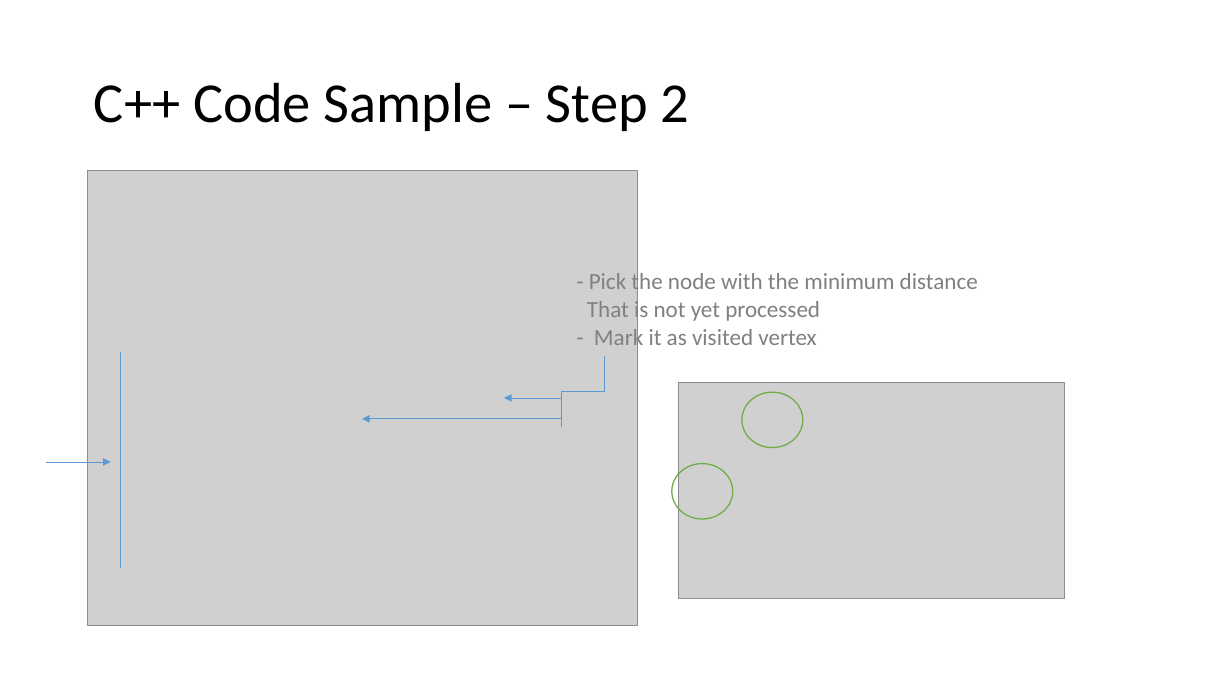
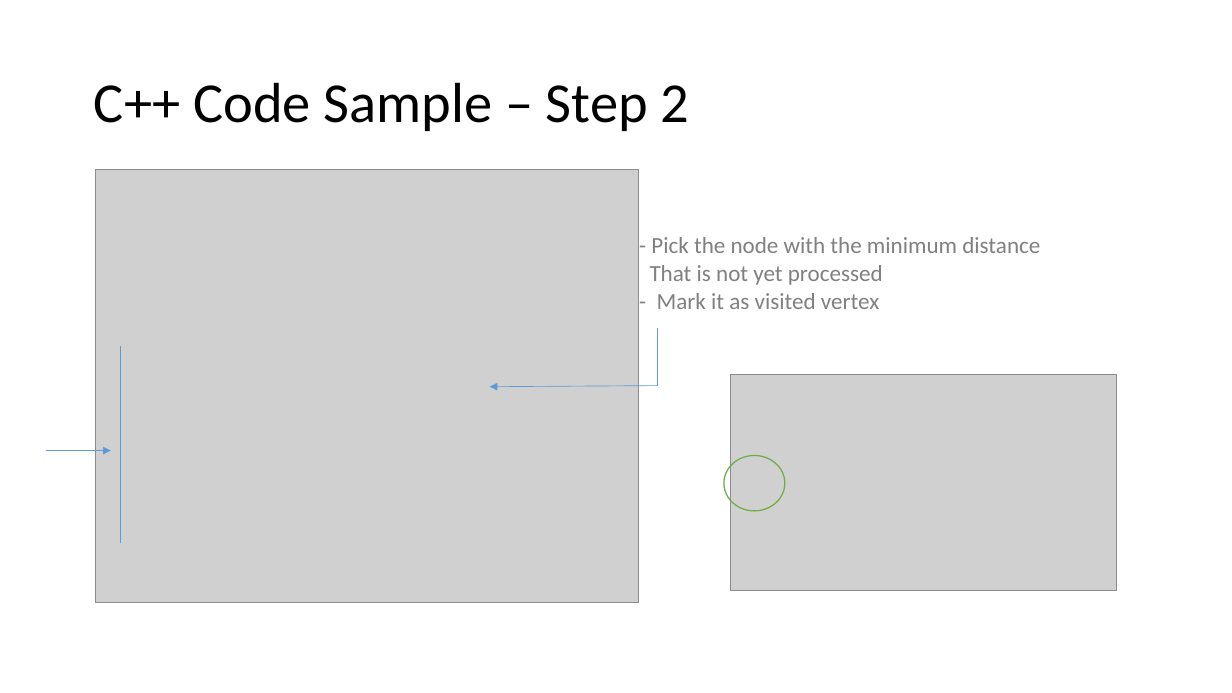
Before and after one commit to belavina/Assignment3_DSA, a slide deck: slide 17 of Assignment3_DSA.pptx (slide 12 before the commit). Drawn at 1232x693 pixels with LibreOffice and Linux fonts; fonts in the diff are those of the drawing; grey boxes stand for pictures. Boxes give left, top, right and bottom in pixels: in the first picture for what was removed or moved away, otherwise in the second. Text is boxed around its words. In the diff, an @@ line names an element or a change of style, - is before the commit and + after.

```diff
--- a/Assignment3_DSA.pptx
+++ b/Assignment3_DSA.pptx
@@ picture: place and size @@
-picture at box(87, 171, 637, 626)
+picture at box(95, 170, 639, 603)
@@ text "- Pick the node with ..." rewrapped from box(587, 270, 978, 351) to box(650, 237, 1040, 309) @@
@@ line added from (657, 385) to (657, 328), #5B9BD5 0.5 pt @@
@@ line moved from (121, 352) - (121, 567) to (121, 346) - (121, 543) @@
@@ elbow line removed from (605, 356) to (562, 427) @@
@@ arrow moved from (562, 419) - (362, 419) to (657, 385) - (490, 387) @@
@@ picture: place and size @@
-picture at box(678, 383, 1065, 598)
+picture at box(731, 374, 1117, 590)
@@ arrow removed from (562, 398) to (504, 398) @@
@@ ellipse removed at box(742, 392, 803, 447) @@
@@ arrow moved from (45, 462) - (111, 462) to (45, 451) - (111, 451) @@
@@ ellipse: place and size @@
-ellipse at box(672, 464, 733, 519)
+ellipse at box(724, 456, 785, 511)
```
Also in this commit, not shown: 8 other slides changed, 12 slides added.
